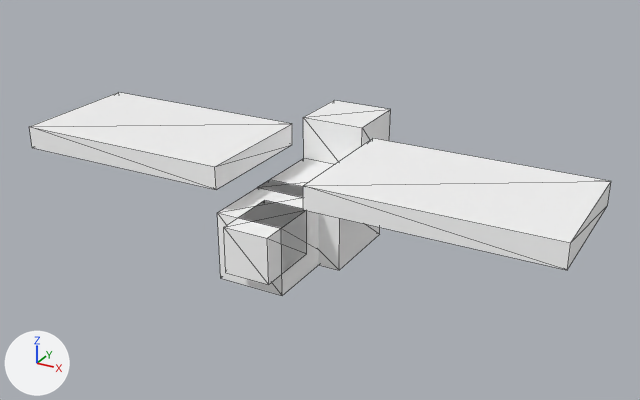
Two versions of the glTF model models/creatures/butterfly/model.gltf, one commit apart.
Both versions are drawn from a camera (50 mm lens) standing at (1.083, -1.91, 1.49) and looking at (0.015, 0.033, 0.519). Every picture has the same lights, and +X, +Y and +Z are marked at lower left. The first picture is the older version. Mesh edges are drawn as thin lines. Vertices at exactly the same position are counted once.

The scene before the commit, as lines of its bpy script (objects in view):
```python
me_mesh_0 = bpy.data.meshes.new('Mesh_0')
me_mesh_0.from_pydata(...)  # a box spanning x -0.12..0.12, y -0.06..0.19, z 0.38..0.56, material slot 0; a box spanning x -0.12..0.06, y -0.25..0.0, z 0.38..0.56, material slot 0; a box spanning x -0.06..0.06, y -0.31..-0.12, z 0.44..0.56, material slot 0; a box spanning x -0.12..0.06, y 0.19..0.38, z 0.5..0.69, material slot 1; a box spanning x -0.75..-0.12, y -0.25..0.12, z 0.62..0.69, material slot 2; a box spanning x 0.12..0.75, y -0.25..0.12, z 0.62..0.69, material slot 2
me_mesh_0.materials.append(mat_body)  # white #ffffff
me_mesh_0.materials.append(mat_face)  # white #ffffff
me_mesh_0.materials.append(mat_wing)  # white #ffffff
ob_mesh = bpy.data.objects.new('mesh', me_mesh_0)
ob_mesh.location = (0.0, 0.0, 0.0)
```
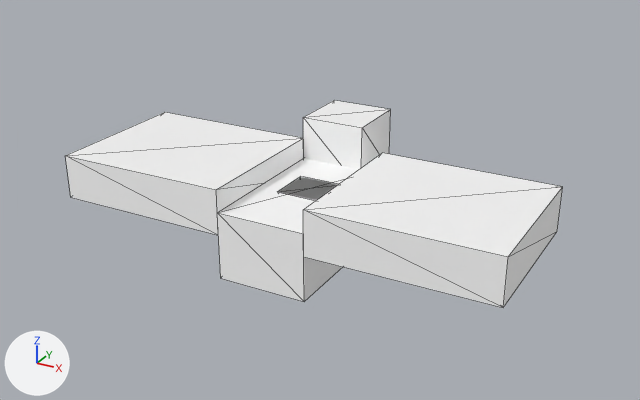
Changed parts and their boxes (x1, y1, x2, y2) in the pictures (640 x 400 px; the box of a moved part takes in the faces that stretch with it):
'mesh', reshaped (15% narrower): before (29, 92, 611, 296); after (66, 100, 562, 308)
part 1 of me_mesh_0, added: after (278, 176, 338, 200)
part 2 of me_mesh_0, deleted: before (257, 158, 380, 270)
part 3 of me_mesh_0, deleted: before (224, 201, 307, 285)
part 4 of me_mesh_0, moved or reshaped: before (29, 92, 611, 270); after (66, 112, 562, 308)

What the commit changed:
me_mesh_0 is used by ob_mesh; location (0.0, 0.0, 0.0).
me_mesh_0 had 48 vertices, 72 faces and spanned x -0.75..0.75, y -0.31..0.38, z 0.38..0.69.
me_mesh_0 now has 39 vertices, 60 faces and spans x -0.62..0.62, y -0.25..0.38, z 0.38..0.69.
me_mesh_0 part 1: a new loose piece, a box spanning x -0.06..0.06, y -0.06..0.06, z 0.44..0.56, in mat_body (white #ffffff).
me_mesh_0 part 2: the loose piece of 8 vertices spanning x -0.12..0.12, y -0.06..0.19, z 0.38..0.56 is deleted.
me_mesh_0 part 3: the loose piece of 8 vertices spanning x -0.06..0.06, y -0.31..-0.12, z 0.44..0.56 is deleted.
Part 4, on me_mesh_0:
14 vertices are removed from x -0.75..0.75, y -0.25..0.12, z 0.62..0.69.
24 faces are deleted.
6 vertices move from x -0.12..0.06, y -0.25..0.0, z 0.38..0.56 to x -0.12..0.12, y -0.25..0.25, z 0.38..0.56.
7 vertices are added at x -0.62..0.12, y -0.25..0.19, z 0.5..0.62.
6 new vertices lie (0.5, 0.0, 0.0) away from vertices in x -0.62..0.12, y -0.25..0.19, z 0.5..0.62.
24 new faces join them.
me_mesh_0 no longer uses material mat_face (white #ffffff).
me_mesh_0 no longer uses material mat_wing (white #ffffff).
